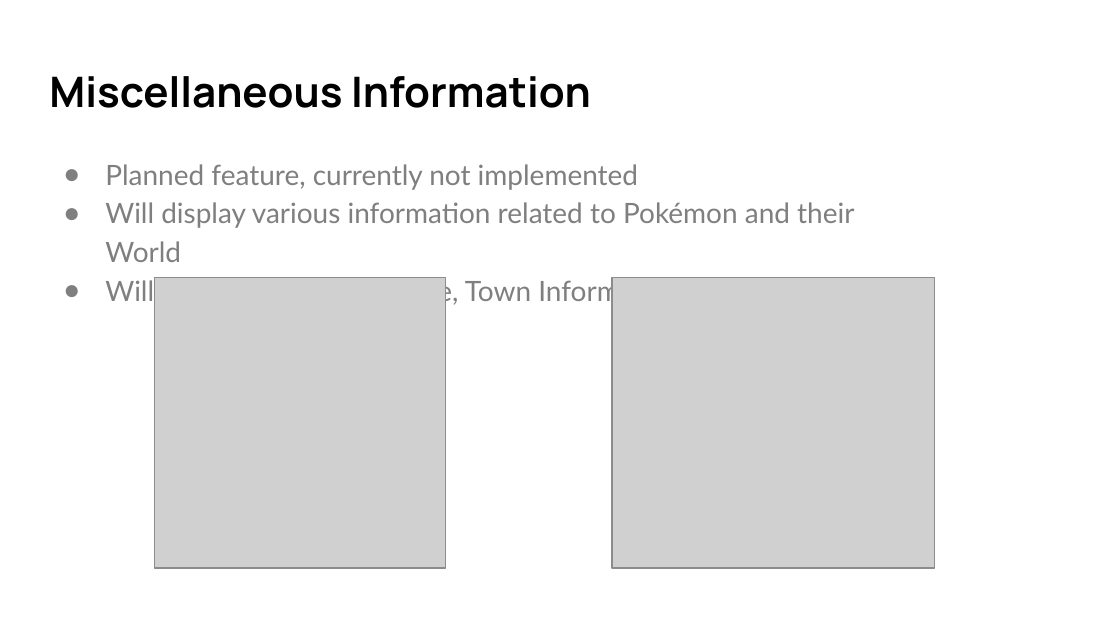
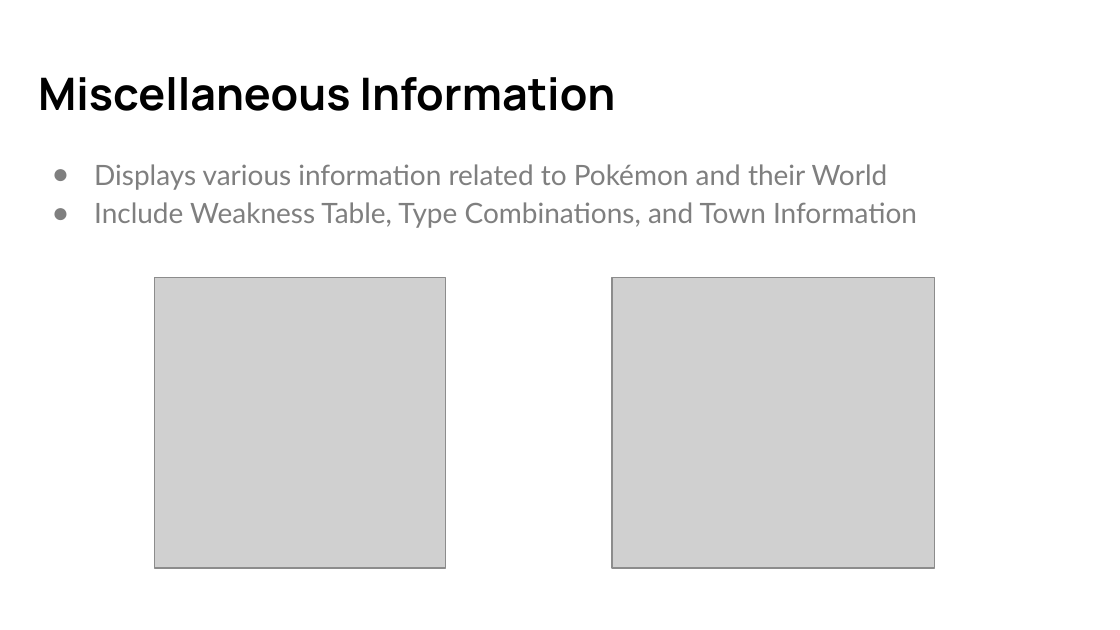
Before and after one commit to WillieLui429/CSC330-Project, a slide deck: slide 7 of PokedexPresentation.pptx. Drawn at 1120x630 pixels with LibreOffice and Linux fonts; fonts in the diff are those of the drawing; grey boxes stand for pictures. Boxes give left, top, right and bottom in pixels: in the first picture for what was removed or moved away, otherwise in the second. Text is boxed around its words. In the diff, an @@ line names an element or a change of style, - is before the commit and + after.

```diff
--- a/PokedexPresentation.pptx
+++ b/PokedexPresentation.pptx
@@ title "Miscellaneous Information" at bbox=[38, 77, 616, 111]: size 27 to 28.8 pt @@
@@ text at bbox=[94, 164, 917, 228]: text changed @@
-● Planned feature, currently not implemented
-● Will display various information related to Pokémon and their World
-● Will include Weakness Table, Town Information, etc.
+● Displays various information related to Pokémon and their World
+● Include Weakness Table, Type Combinations, and Town Information
```
Also in this commit, not shown: 5 other slides changed, 52 other files.
